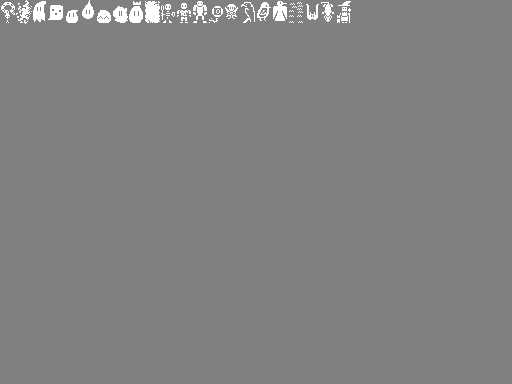
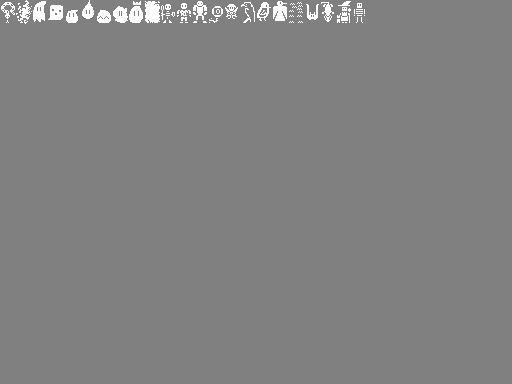
Two versions of the same layered image (512x384). Layer-by-layer changes:
painted on "Background" over [354, 3, 365, 23]
